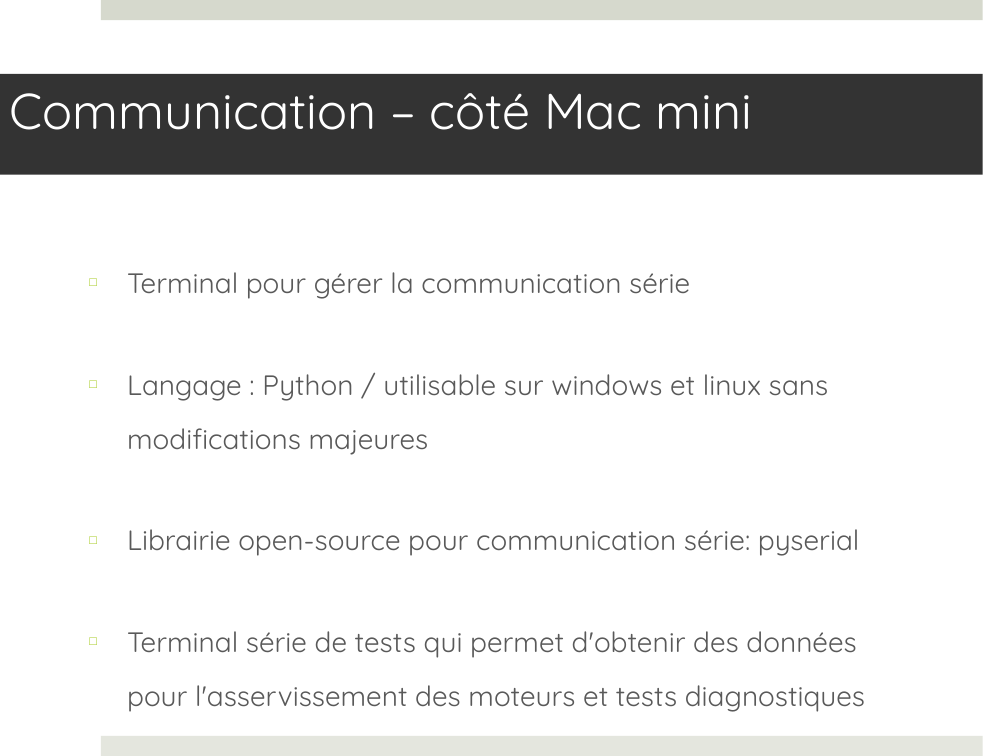
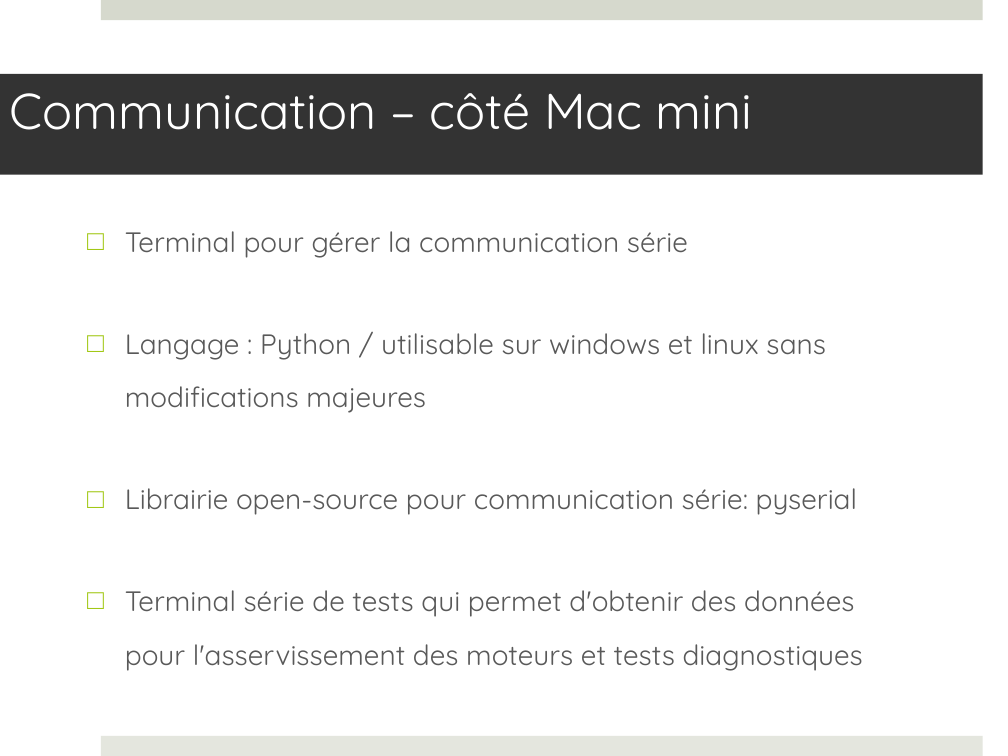
Before and after one commit to francisvalois/design3, a slide deck: slide 2 of reports/presentation/kinocto_DF.ppt. Drawn at 1008x756 pixels with LibreOffice and Linux fonts; fonts in the diff are those of the drawing. Boxes give left, top, right and bottom in pixels: in the first picture for what was removed or moved away, otherwise in the second. Text is boxed around its words. In the diff, an @@ line names an element or a change of style, - is before the commit and + after.

Commit message:
Essai avec double asservissement

```diff
--- a/reports/presentation/kinocto_DF.ppt
+++ b/reports/presentation/kinocto_DF.ppt
@@ text "Terminal pour gérer la communication ...": place and size @@
-text "Terminal pour gérer la communication ..." at [127, 272, 865, 712]
+text "Terminal pour gérer la communication ..." at [125, 231, 863, 671]
```
Also in this commit, not shown: 2 other slides changed, 3 other files.
